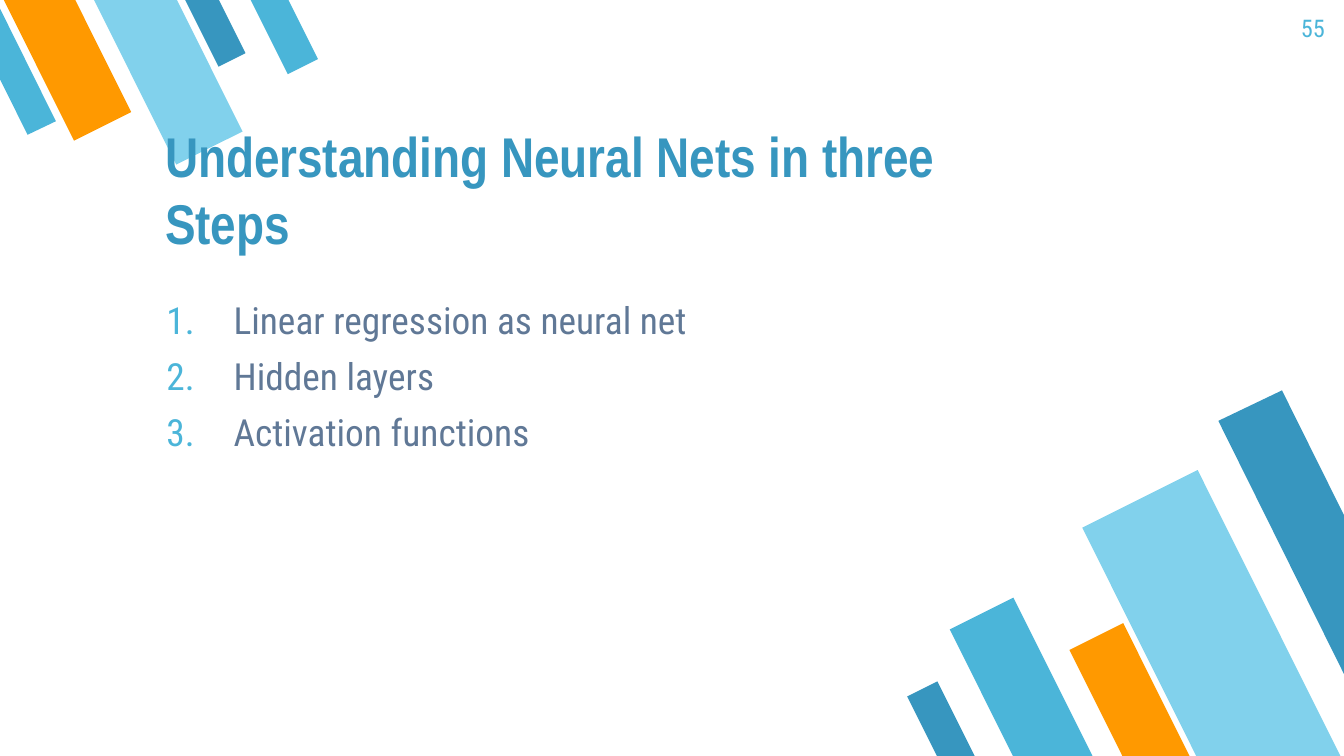
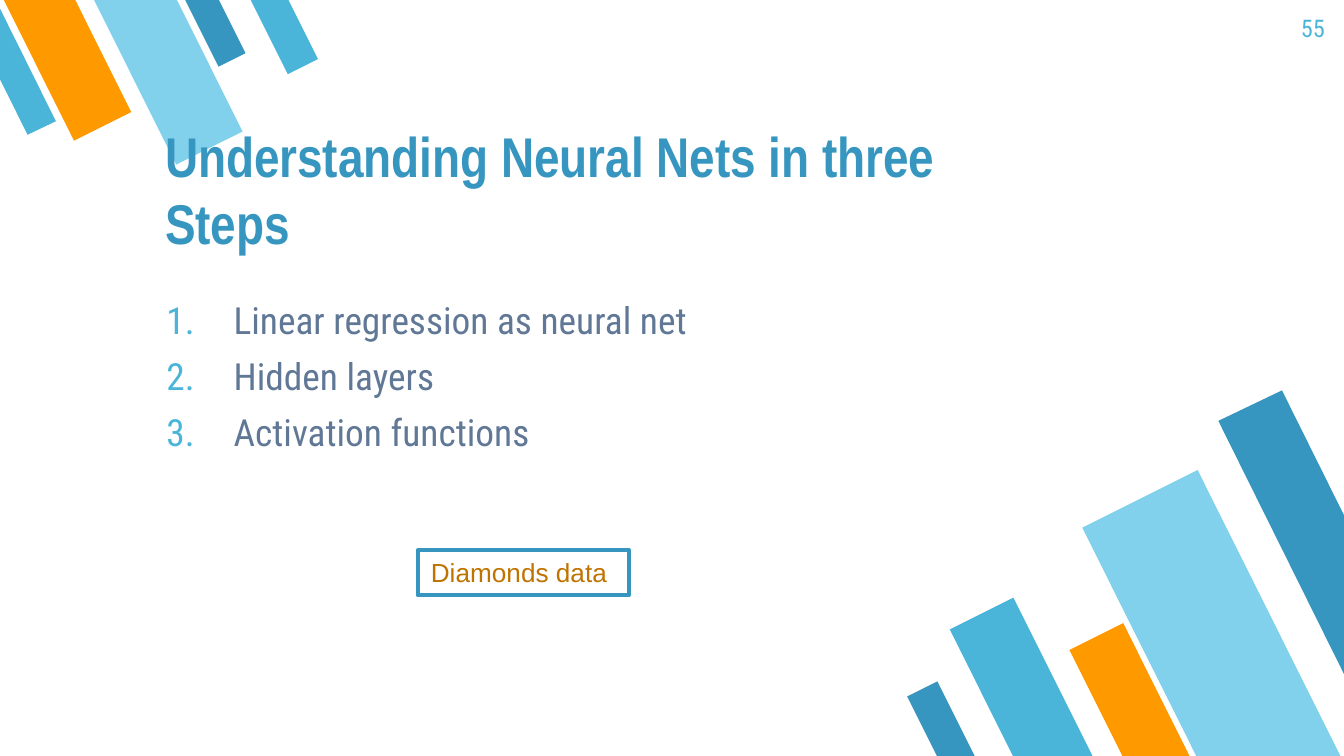
Before and after one commit to mayer79/ml_lecture, a slide deck: slide 55 of slides/ML_Lecture.pptx. Drawn at 1344x756 pixels with LibreOffice and Linux fonts; fonts in the diff are those of the drawing. Boxes give left, top, right and bottom in pixels: in the first picture for what was removed or moved away, otherwise in the second. Text is boxed around its words. In the diff, an @@ line names an element or a change of style, - is before the commit and + after.

```diff
--- a/slides/ML_Lecture.pptx
+++ b/slides/ML_Lecture.pptx
@@ rectangle added at (418,550,629,595), fill #FFFFFF, outline #3796BF 2 pt, 14 pt, text #BF7300 @@
+Diamonds data
```
Also in this commit, not shown: 6 other slides changed, 5 other files.
